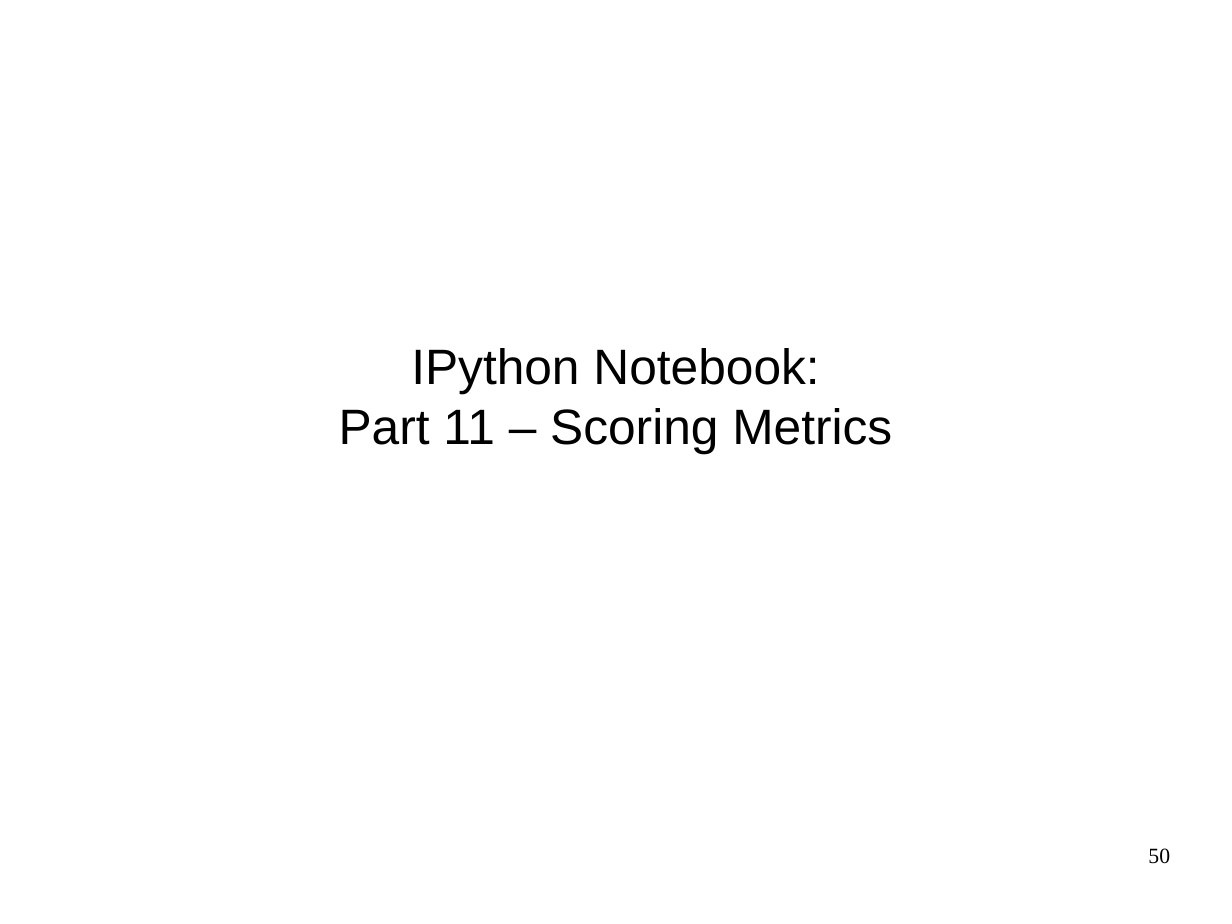
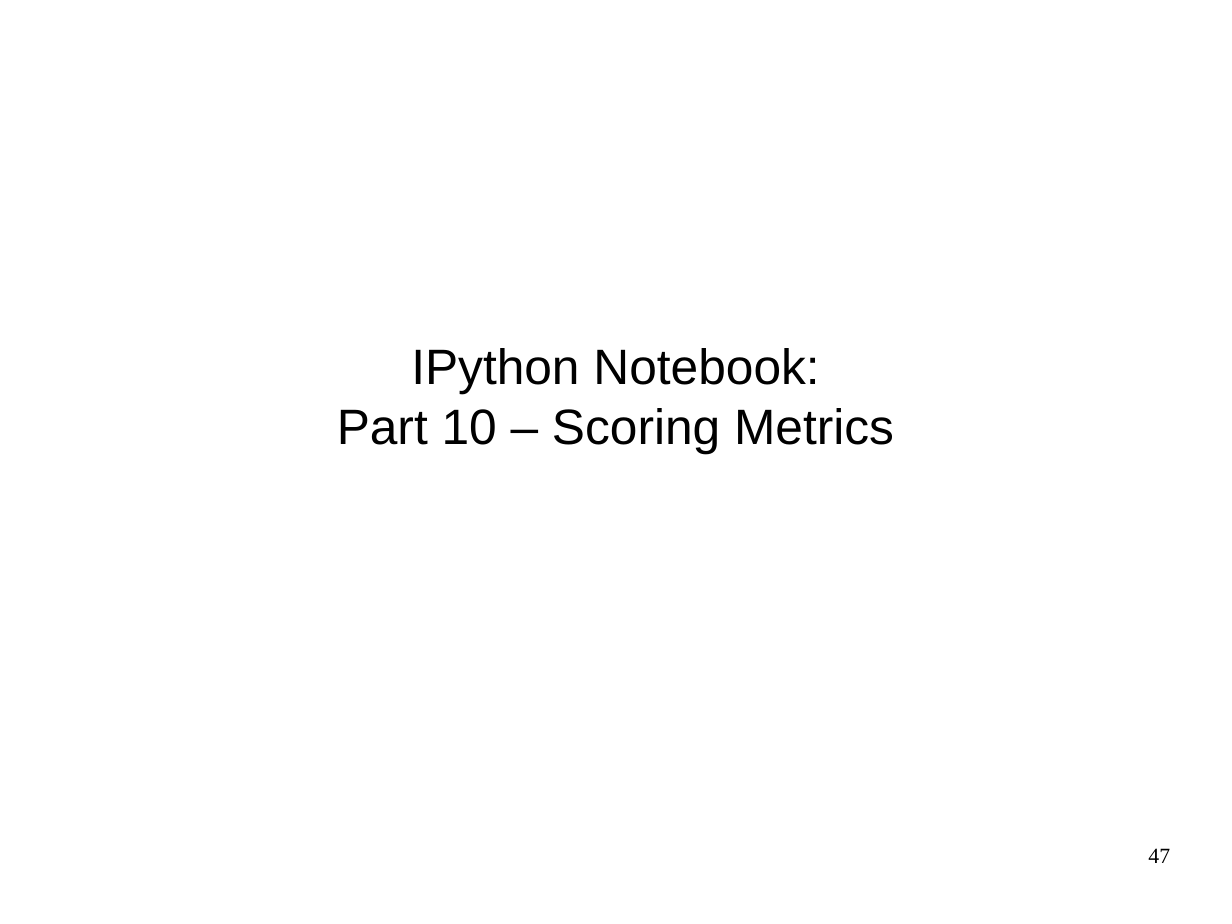
Before and after one commit to amueller/odscon-2015, a slide deck: slide 47 of machine-learning-with-scikit-learn-odscon.odp (slide 50 before the commit). Drawn at 1232x924 pixels with LibreOffice and Linux fonts; fonts in the diff are those of the drawing. Boxes give left, top, right and bottom in pixels: in the first picture for what was removed or moved away, otherwise in the second. Text is boxed around its words. In the diff, an @@ line names an element or a change of style, - is before the commit and + after.

```diff
--- a/machine-learning-with-scikit-learn-odscon.odp
+++ b/machine-learning-with-scikit-learn-odscon.odp
@@ subtitle at (x1=337, y1=408, x2=894, y2=453): text changed @@
-Part 11 – Scoring Metrics
+Part 10 – Scoring Metrics
@@ page number at (x1=1148, y1=848, x2=1170, y2=863): text changed @@
-50
+47
```
Also in this commit, not shown: 13 other slides changed, 4 slides removed, 19 other files.
